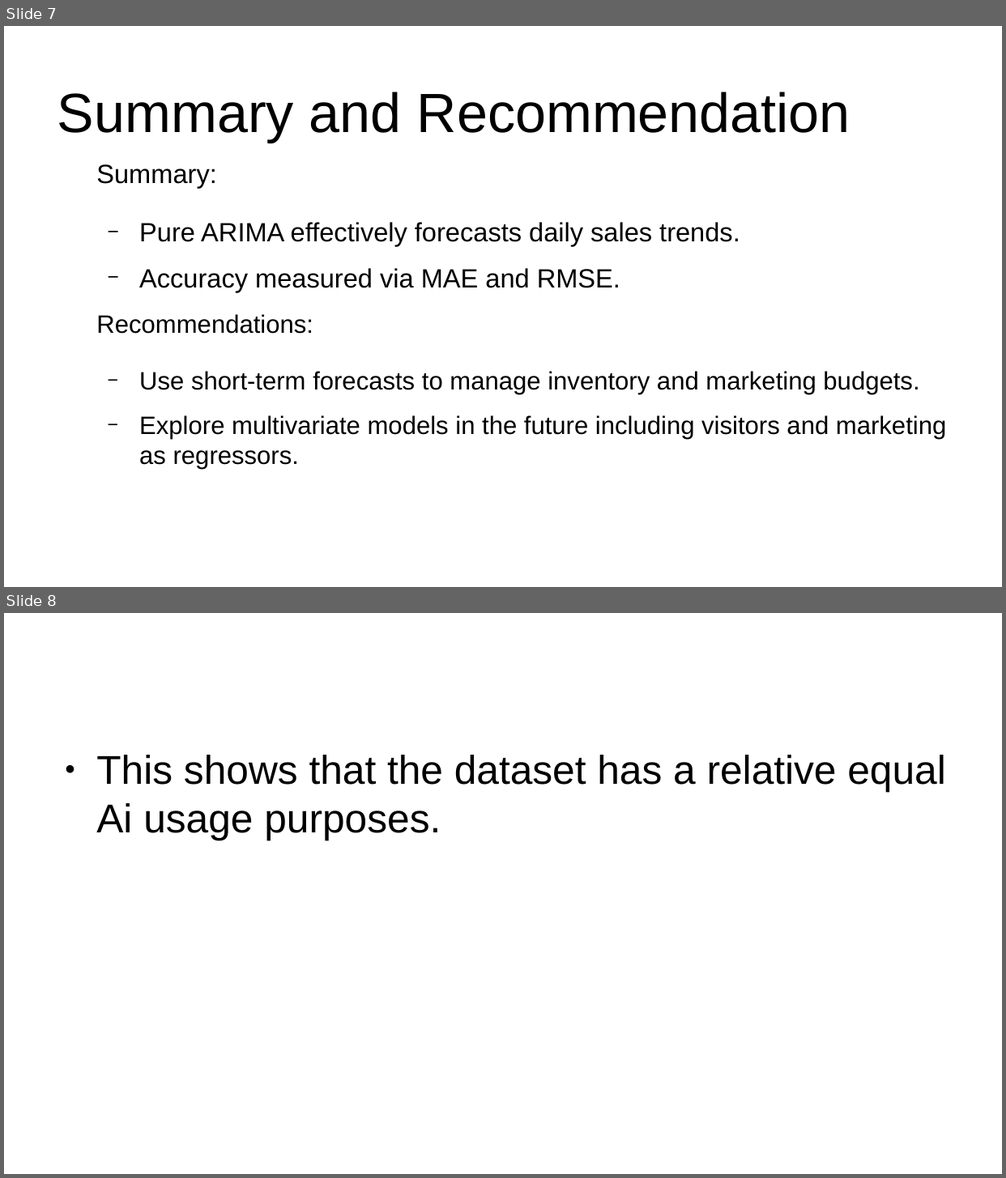
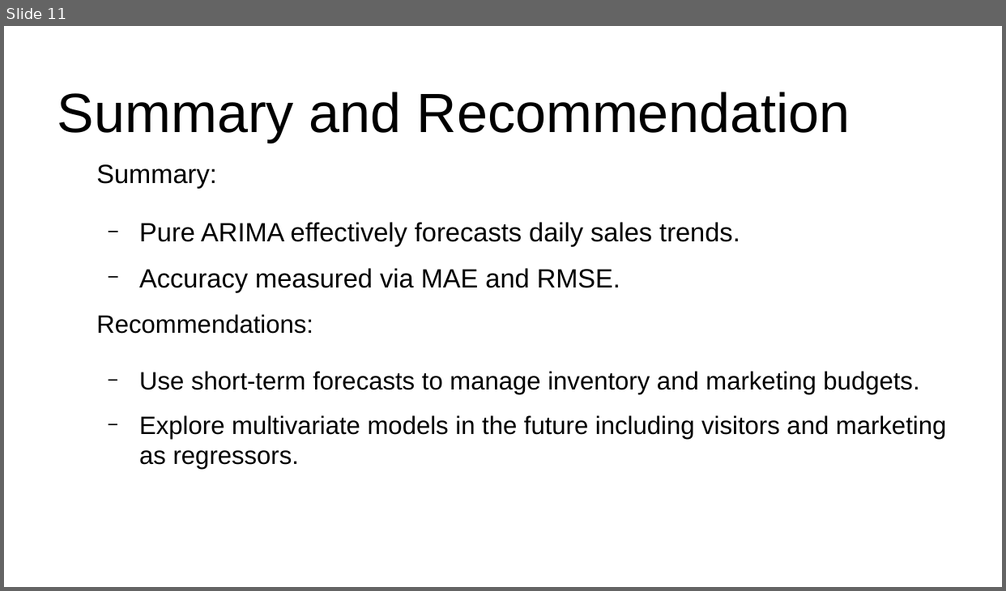
Before and after one commit to AlieeLinux/stop-statistic-casestudy-geez, a slide deck: CASESTUDY_PRESENTATIONE.odp. Shown one above the other, each under a label of ours: slides 7 and 8 before the commit, slide 11 after it. The pictures are 1006x1178 and 1006x591 pixels, drawn with LibreOffice and Linux fonts; fonts in the diff are those of the drawing. Boxes give left, top, right and bottom in pixels: in the first picture for what was removed or moved away, otherwise in the second. Text is boxed around its words. In the diff, an @@ line names an element or a change of style, - is before the commit and + after.

```diff
--- a/CASESTUDY_PRESENTATIONE.odp
+++ b/CASESTUDY_PRESENTATIONE.odp
@@ slide 8 removed at [4, 613, 1002, 1174], background #FFFFFF @@
@@ text removed at [96, 755, 945, 840] @@
-● This shows that the dataset has a relative equal Ai usage purposes.
@@ what was slide 7 is now slide 11 @@
```
Also in this commit, not shown: 6 slides added.
